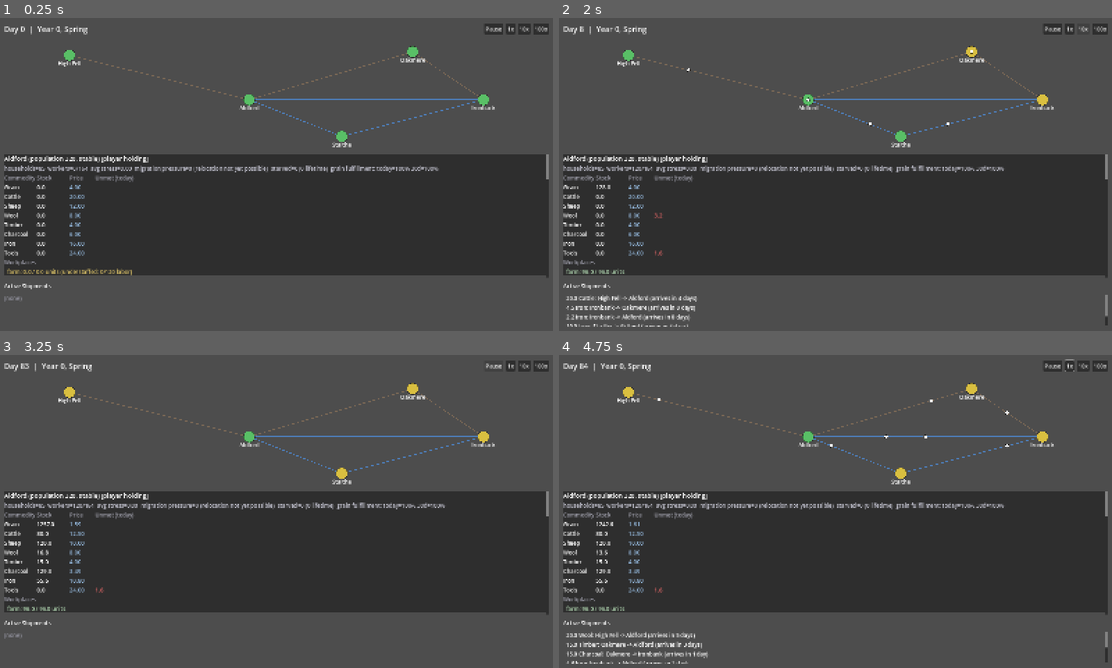
Above: before the commit, frames 1-4 (two rows, left to right).
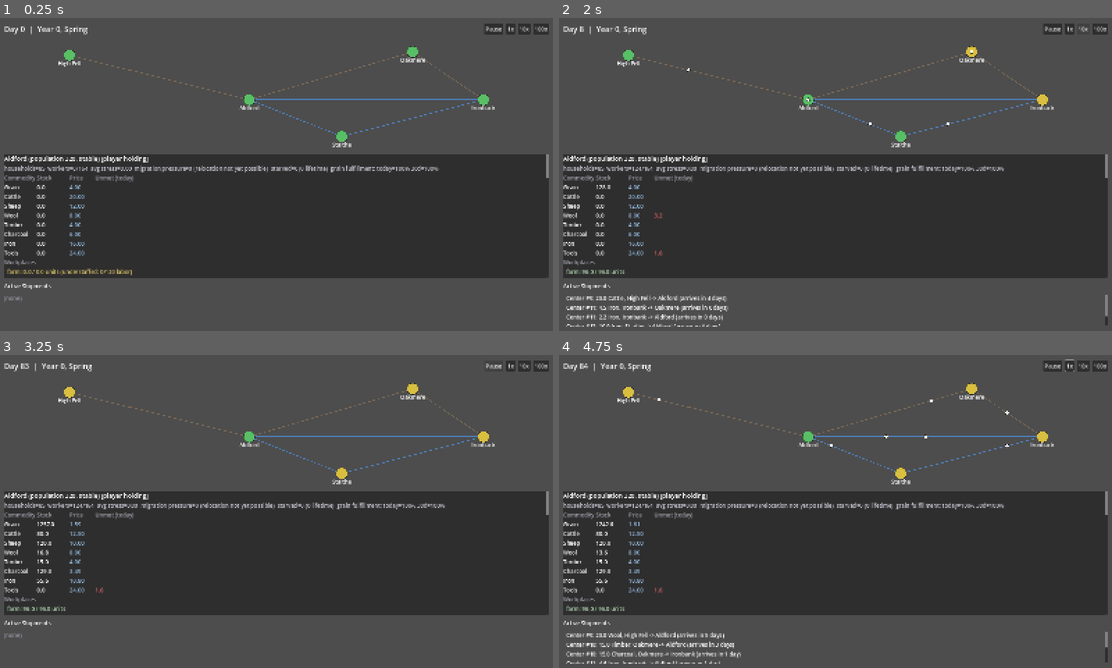
Above: after the commit, the same moments.

Repository: forsman5/sitka
Game: Godot game, scene res://scenes/sim/dashboard.tscn
The game is run twice, just before and just after one commit, with the same random seed, the same clock (stepped at 60 frames per second) and the same inputs. This scene is started directly instead of the project's main scene.
Inputs (mouse positions are in pixels of both pictures, inside the frame that each line leads up to):
- Up to frame 1 (0.25 s): no input
- Up to frame 2 (2 s): click "1x" at 0.5 s; click "10x" at 1.25 s
- Up to frame 3 (3.25 s): click "100x" at 2 s; click "Pause" at 2.75 s
- Up to frame 4 (4.75 s): move the mouse to (957, 495) at 3.52 s; hold Right (ui_right) 3.53-4.25 s; hold Alt 3.53-4.25 s; click (957, 495) at 3.67 s; tap Enter at 4.25 s; drag from (724, 527) to (807, 574) at 4.27 s

The runs differ from the first frame. In frame 1, 0.9% of the frame differs, in the area x 0-100%, y 51-84%; in frame 2, 1.9%; in frame 3, 0.9%; in frame 4, 2.0%, in the area x 0-100%, y 47-99%.

Commit message:
Add settlement trade centers

Diff:
--- a/scripts/sim/dashboard.gd
+++ b/scripts/sim/dashboard.gd
@@ -242,6 +242,15 @@
 
 	for report in reports:
 		var label := workplace_labels[report["workplace_id"]] as Label
+		if report["kind"] == "trade_center":
+			var staffed: float = report["actual_labor"]
+			var target: float = report["target_labor"]
+			label.text = "  trade center #%d: %.1f / %.1f labor%s" % [
+				report["workplace_id"], staffed, target,
+				" (understaffed)" if staffed < target - 0.01 else "",
+			]
+			label.add_theme_color_override("font_color", Color(0.85, 0.75, 0.4) if staffed < target - 0.01 else Color(0.7, 0.85, 0.7))
+			continue
 		var actual: float = report["actual_units"]
 		var planned: float = report["planned_units"]
 		var limiting = report["limiting_input"]
@@ -271,7 +280,8 @@
 	for shipment in shipments:
 		var label := Label.new()
 		var days_remaining: int = shipment["days_remaining"]
-		label.text = "  %.1f %s: %s -> %s (arrives in %d day%s)" % [
+		label.text = "  Center #%d: %.1f %s, %s -> %s (arrives in %d day%s)" % [
+			shipment["origin_trade_center_workplace_id"],
 			shipment["quantity"], Commodity.name_of(shipment["commodity"]),
 			shipment["origin_name"], shipment["destination_name"],
 			days_remaining, "" if days_remaining == 1 else "s"]
--- a/scripts/sim/data/scenario_seeds.gd
+++ b/scripts/sim/data/scenario_seeds.gd
@@ -36,6 +36,9 @@
 		{Commodity.Type.GRAIN: 1.0},
 		[0.8, 1.0, 1.6, 0.1],
 	)
+
+static func _trade_center_recipe() -> Recipe:
+	return Recipe.new("trade_center", {}, {})
 
 static func _build_uniform_valley(household_count: int, starting_grain: float, target_labor: float) -> Dictionary:
 	var settlement := Settlement.new(SETTLEMENT_ID, "Testfarm")
@@ -115,9 +118,9 @@
 const FARMLAND_HOUSEHOLDS := 50 # -> population 150, workers 100
 const BARELAND_HOUSEHOLDS := 15 # -> population 45, workers 30 (needs 45*0.4*7 = 126 grain/week)
 
-static func _build_trade_pair(edge_capacity: float) -> Dictionary:
+static func _build_trade_pair(edge_capacity: float, farmland_household_count: int = FARMLAND_HOUSEHOLDS, farmland_starting_grain: float = 1000.0) -> Dictionary:
 	var farmland := Settlement.new(FARMLAND_ID, "Farmland")
-	farmland.add_stock(Commodity.Type.GRAIN, 1000.0)
+	farmland.add_stock(Commodity.Type.GRAIN, farmland_starting_grain)
 	var bareland := Settlement.new(BARELAND_ID, "Bareland")
 	bareland.is_player_holding = true
 	bareland.add_stock(Commodity.Type.GRAIN, 300.0)
@@ -126,7 +129,7 @@
 
 	var households: Dictionary[int, Household] = {}
 	var next_id := 1
-	for i in FARMLAND_HOUSEHOLDS:
+	for i in farmland_household_count:
 		var household := Household.new(next_id, FARMLAND_ID, WORKERS_PER_HOUSEHOLD, DEPENDENTS_PER_HOUSEHOLD)
 		households[next_id] = household
 		farmland.household_ids.append(next_id)
@@ -137,8 +140,14 @@
 		bareland.household_ids.append(next_id)
 		next_id += 1
 
-	var workplaces: Dictionary[int, Workplace] = {1: Workplace.new(1, FARMLAND_ID, _farm_recipe(), FARMLAND_TARGET_LABOR)}
+	var workplaces: Dictionary[int, Workplace] = {
+		1: Workplace.new(1, FARMLAND_ID, _farm_recipe(), FARMLAND_TARGET_LABOR),
+		2: Workplace.new(2, FARMLAND_ID, _trade_center_recipe(), Workplace.TRADE_CENTER_TARGET_LABOR, Workplace.Kind.TRADE_CENTER),
+		3: Workplace.new(3, BARELAND_ID, _trade_center_recipe(), Workplace.TRADE_CENTER_TARGET_LABOR, Workplace.Kind.TRADE_CENTER),
+	}
 	farmland.workplace_ids.append(1)
+	farmland.workplace_ids.append(2)
+	bareland.workplace_ids.append(3)
 
 	var edges: Dictionary[int, TransportEdge] = {
 		TRADE_EDGE_ID: TransportEdge.new(TRADE_EDGE_ID, FARMLAND_ID, BARELAND_ID, TransportEdge.Mode.CART, edge_capacity, 4.0, 4.0, 0.0, 0.05),
@@ -162,3 +171,8 @@
 ## scenario, since nothing can reach it.
 static func build_trade_pair_blocked(_rng: RandomNumberGenerator) -> Dictionary:
 	return _build_trade_pair(0.0)
+
+## The source has a genuine exportable grain stock but no resident workers,
+## proving that a destination's staffed center cannot originate the import.
+static func build_trade_pair_unstaffed_source(_rng: RandomNumberGenerator) -> Dictionary:
+	return _build_trade_pair(150.0, 0, 2000.0)
--- a/scripts/sim/data/valley_seed.gd
+++ b/scripts/sim/data/valley_seed.gd
@@ -149,10 +149,20 @@
 	)
 	_add_workplace(workplaces, settlements, 6, STAITHE, smithy_recipe, 50.0)
 
+	# Every settlement operates a small local trade center. It draws from the
+	# same pooled workforce as productive workplaces; four workers represents
+	# roughly two of the seed's households without assigning named families.
+	var trade_center_recipe := Recipe.new("trade_center", {}, {})
+	_add_workplace(workplaces, settlements, 8, ALDFORD, trade_center_recipe, Workplace.TRADE_CENTER_TARGET_LABOR, Workplace.Kind.TRADE_CENTER)
+	_add_workplace(workplaces, settlements, 9, HIGH_FELL, trade_center_recipe, Workplace.TRADE_CENTER_TARGET_LABOR, Workplace.Kind.TRADE_CENTER)
+	_add_workplace(workplaces, settlements, 10, OAKMERE, trade_center_recipe, Workplace.TRADE_CENTER_TARGET_LABOR, Workplace.Kind.TRADE_CENTER)
+	_add_workplace(workplaces, settlements, 11, IRONBANK, trade_center_recipe, Workplace.TRADE_CENTER_TARGET_LABOR, Workplace.Kind.TRADE_CENTER)
+	_add_workplace(workplaces, settlements, 12, STAITHE, trade_center_recipe, Workplace.TRADE_CENTER_TARGET_LABOR, Workplace.Kind.TRADE_CENTER)
+
 	return workplaces
 
-static func _add_workplace(workplaces: Dictionary[int, Workplace], settlements: Dictionary[int, Settlement], id: int, settlement_id: int, recipe: Recipe, target_labor: float) -> void:
-	var workplace := Workplace.new(id, settlement_id, recipe, target_labor)
+static func _add_workplace(workplaces: Dictionary[int, Workplace], settlements: Dictionary[int, Settlement], id: int, settlement_id: int, recipe: Recipe, target_labor: float, kind: Workplace.Kind = Workplace.Kind.PRODUCTION) -> void:
+	var workplace := Workplace.new(id, settlement_id, recipe, target_labor, kind)
 	workplaces[id] = workplace
 	settlements[settlement_id].workplace_ids.append(id)
 
--- a/scripts/sim/harness/run_scenarios.gd
+++ b/scripts/sim/harness/run_scenarios.gd
@@ -25,6 +25,7 @@
 	_check_overpopulated_farm()
 	_check_no_food_settlement()
 	_check_recovery_boundary()
+	_check_trade_centers()
 	_check_trade_pair()
 
 	if _ok:
@@ -117,6 +118,43 @@
 	_assert(s["migration_pressure_count"] == 0, "Recovery boundary should never cross the migration-pressure threshold, got %d households under pressure" % s["migration_pressure_count"])
 	_assert(s["starvation_deaths_total"] == 0, "Recovery boundary should never reach starvation, got %d deaths" % s["starvation_deaths_total"])
 
+func _check_trade_centers() -> void:
+	print("\n=== Trade centers: local ownership and staffing ===")
+	var valley := Simulation.new(SEED)
+	valley.advance_ticks(1)
+	for settlement_id in valley.get_settlement_ids():
+		var centers: Array = []
+		for report in valley.get_workplace_reports(settlement_id):
+			if report["kind"] == "trade_center":
+				centers.append(report)
+		_assert(centers.size() == 1, "Settlement %d should have exactly one trade center, got %d" % [settlement_id, centers.size()])
+		if centers.size() == 1:
+			_assert(is_equal_approx(centers[0]["target_labor"], 4.0), "Settlement %d trade center should target four workers" % settlement_id)
+
+	var connected := _new_sim("build_trade_pair_connected")
+	connected.advance_ticks(Simulation.TRADE_EVAL_INTERVAL_DAYS)
+	var farmland_center: Dictionary = {}
+	for report in connected.get_workplace_reports(ScenarioSeeds.FARMLAND_ID):
+		if report["kind"] == "trade_center":
+			farmland_center = report
+	_assert(not farmland_center.is_empty(), "Farmland should expose its trade center through workplace reports")
+	if not farmland_center.is_empty():
+		_assert(farmland_center["actual_labor"] > 0.0 and farmland_center["actual_labor"] < farmland_center["target_labor"], "Farmland trade center should share its constrained labor pool with the farm")
+
+	var active := connected.get_active_shipments()
+	_assert(not active.is_empty(), "A staffed source trade center should dispatch a shipment after one trade period")
+	for shipment in active:
+		_assert(shipment["origin_settlement_id"] == ScenarioSeeds.FARMLAND_ID, "Only the cheaper surplus settlement should originate this scenario's shipments")
+		_assert(shipment["origin_trade_center_workplace_id"] == farmland_center.get("workplace_id", -1), "Shipment should identify Farmland's trade center")
+		var edge := connected.get_transport_edge_summary(shipment["edge_id"])
+		_assert(edge["settlement_a_id"] == shipment["origin_settlement_id"] or edge["settlement_b_id"] == shipment["origin_settlement_id"], "Shipment origin must be directly connected to its edge")
+		_assert(edge["settlement_a_id"] == shipment["destination_settlement_id"] or edge["settlement_b_id"] == shipment["destination_settlement_id"], "Shipment destination must be directly connected to its edge")
+
+	var unstaffed := _new_sim("build_trade_pair_unstaffed_source")
+	unstaffed.advance_ticks(30)
+	_assert(unstaffed.get_active_shipments().is_empty(), "An unstaffed source trade center must not dispatch shipments")
+	_assert(unstaffed.get_settlement_summary(ScenarioSeeds.BARELAND_ID)["shipments_received_total"] == 0, "The destination trade center must not create a duplicate import")
+
 ## The spec's Milestone 1 acceptance bar, directly: "blocking one edge or
 ## reducing its capacity produces a visible, explainable shortage
 ## elsewhere." Same two settlements, only the edge capacity differs.
--- a/scripts/sim/records/shipment.gd
+++ b/scripts/sim/records/shipment.gd
@@ -8,16 +8,18 @@
 var quantity: float
 var origin_settlement_id: int
 var destination_settlement_id: int
+var origin_trade_center_workplace_id: int
 var edge_id: int
 var departure_day: int
 var arrival_day: int
 
-func _init(p_id: int, p_commodity: Commodity.Type, p_quantity: float, p_origin: int, p_destination: int, p_edge_id: int, p_departure_day: int, p_arrival_day: int) -> void:
+func _init(p_id: int, p_commodity: Commodity.Type, p_quantity: float, p_origin: int, p_destination: int, p_trade_center_workplace_id: int, p_edge_id: int, p_departure_day: int, p_arrival_day: int) -> void:
 	id = p_id
 	commodity = p_commodity
 	quantity = p_quantity
 	origin_settlement_id = p_origin
 	destination_settlement_id = p_destination
+	origin_trade_center_workplace_id = p_trade_center_workplace_id
 	edge_id = p_edge_id
 	departure_day = p_departure_day
 	arrival_day = p_arrival_day
--- a/scripts/sim/records/workplace.gd
+++ b/scripts/sim/records/workplace.gd
@@ -3,9 +3,13 @@
 
 const Recipe = preload("res://scripts/sim/records/recipe.gd")
 
+enum Kind { PRODUCTION, TRADE_CENTER }
+const TRADE_CENTER_TARGET_LABOR := 4.0
+
 var id: int
 var settlement_id: int
 var recipe: Recipe
+var kind: Kind
 
 ## Useful capacity this workplace is staffed/built for -- includes the
 ## implicit land/facility limit (a farm can't grow more than its fields
@@ -31,8 +35,12 @@
 var last_output_produced: Dictionary = {}
 var last_utilization_ratio: float = 1.0 # actual_units / fully-staffed-and-unconstrained potential
 
-func _init(p_id: int, p_settlement_id: int, p_recipe: Recipe, p_target_labor: float) -> void:
+func _init(p_id: int, p_settlement_id: int, p_recipe: Recipe, p_target_labor: float, p_kind: Kind = Kind.PRODUCTION) -> void:
 	id = p_id
 	settlement_id = p_settlement_id
 	recipe = p_recipe
 	target_labor = p_target_labor
+	kind = p_kind
+
+func kind_name() -> String:
+	return "trade_center" if kind == Kind.TRADE_CENTER else "production"
--- a/scripts/sim/simulation.gd
+++ b/scripts/sim/simulation.gd
@@ -209,6 +209,7 @@
 		out.append({
 			"workplace_id": w.id,
 			"settlement_id": w.settlement_id,
+			"kind": w.kind_name(),
 			"recipe_id": w.recipe.id,
 			"target_labor": w.target_labor,
 			"actual_labor": w.actual_labor,
@@ -270,6 +271,7 @@
 			"origin_name": (settlements[s.origin_settlement_id] as Settlement).name,
 			"destination_settlement_id": s.destination_settlement_id,
 			"destination_name": (settlements[s.destination_settlement_id] as Settlement).name,
+			"origin_trade_center_workplace_id": s.origin_trade_center_workplace_id,
 			"edge_id": s.edge_id,
 			"departure_day": s.departure_day,
 			"arrival_day": s.arrival_day,
@@ -380,6 +382,16 @@
 	var s := season()
 	for workplace_id in workplaces.keys():
 		var workplace: Workplace = workplaces[workplace_id]
+		if workplace.kind == Workplace.Kind.TRADE_CENTER:
+			workplace.last_planned_units = 0.0
+			workplace.last_actual_units = 0.0
+			workplace.last_limiting_input = null
+			workplace.last_input_requested = {}
+			workplace.last_input_consumed = {}
+			workplace.last_output_produced = {}
+			workplace.last_utilization_ratio = 1.0
+			records[workplace.settlement_id]["assigned_workers"] += workplace.actual_labor
+			continue
 		var settlement: Settlement = settlements[workplace.settlement_id]
 		var recipe := workplace.recipe
 		var record: Dictionary = records[workplace.settlement_id]
@@ -513,58 +525,95 @@
 	for shipment_id in arrived:
 		shipments.erase(shipment_id)
 
-## Step 6 (weekly): a simple trader. Capacity is a property of the edge
-## itself (the road/river, not any one commodity), so it's shared across
-## every commodity AND both directions for that edge this period -- ranked
-## by net price gap (richest trade first), not handed out independently per
-## commodity. Not a full market; deliberately legible over optimal.
+## Step 6 (weekly): every staffed trade center proposes exports from its home
+## settlement to directly connected neighbors. Capacity arbitration remains
+## a property of the edge itself (the road/river, not the trader), so it is
+## shared across commodities and both directions for the period. This is not
+## a monetary market: prices, toll, and risk remain routing signals.
 ## (Future: commodities could consume capacity at different rates -- a
 ## cattle drive isn't a sack of grain. Not implemented yet.)
 func _run_trade(records: Dictionary) -> void:
-	for edge_id in transport_edges.keys():
+	var offers_by_edge: Dictionary = {}
+	var workplace_ids := workplaces.keys()
+	workplace_ids.sort()
+	var edge_ids := transport_edges.keys()
+	edge_ids.sort()
+
+	# Centers know only their immediate neighbors. A center can dispatch only
+	# when its own settlement is the cheaper/source side of the opportunity.
+	for workplace_id in workplace_ids:
+		var trade_center: Workplace = workplaces[workplace_id]
+		if trade_center.kind != Workplace.Kind.TRADE_CENTER or trade_center.actual_labor <= 0.01:
+			continue
+		var source: Settlement = settlements[trade_center.settlement_id]
+		var staffing_ratio: float = clamp(trade_center.actual_labor / trade_center.target_labor, 0.0, 1.0) if trade_center.target_labor > 0.0 else 0.0
+		for edge_id in edge_ids:
+			var edge: TransportEdge = transport_edges[edge_id]
+			if not edge.connects(source.id):
+				continue
+			var dest_id := edge.other_end(source.id)
+			var destination: Settlement = settlements[dest_id]
+			var edge_offers: Array = offers_by_edge.get(edge_id, [])
+			for c in Commodity.ALL:
+				var source_price := _price_for(source, c)
+				var destination_price := _price_for(destination, c)
+				if source_price >= destination_price:
+					continue
+				var net_gap: float = destination_price - source_price - (edge.toll + edge.risk * 2.0)
+				if net_gap < TRADE_MIN_PROFITABLE_PRICE_GAP:
+					continue
+				var reserve: float = REFERENCE_STOCK[c] * TRADE_RESERVE_FRACTION_OF_REFERENCE
+				var exportable: float = max(0.0, source.stock(c) - reserve) * TRADE_MAX_SHIPMENT_FRACTION_OF_SURPLUS * staffing_ratio
+				if exportable <= 0.01:
+					continue
+				edge_offers.append({
+					"commodity": c,
+					"source_id": source.id,
+					"dest_id": dest_id,
+					"trade_center_id": trade_center.id,
+					"staffing_ratio": staffing_ratio,
+					"net_gap": net_gap,
+				})
+			offers_by_edge[edge_id] = edge_offers
+
+	# The allocator is physical route contention, not a global merchant. It
+	# ranks independently-created center offers and never creates an offer.
+	for edge_id in edge_ids:
 		var edge: TransportEdge = transport_edges[edge_id]
-		var opportunities: Array = []
-		for c in Commodity.ALL:
-			var price_a: float = _price_for(settlements[edge.settlement_a_id], c)
-			var price_b: float = _price_for(settlements[edge.settlement_b_id], c)
-			var source_id: int = edge.settlement_a_id if price_a < price_b else edge.settlement_b_id
-			var dest_id: int = edge.other_end(source_id)
-			var net_gap: float = abs(price_a - price_b) - (edge.toll + edge.risk * 2.0)
-			if net_gap < TRADE_MIN_PROFITABLE_PRICE_GAP:
-				continue
-
-			var source: Settlement = settlements[source_id]
-			var reserve: float = REFERENCE_STOCK[c] * TRADE_RESERVE_FRACTION_OF_REFERENCE
-			var exportable: float = max(0.0, source.stock(c) - reserve) * TRADE_MAX_SHIPMENT_FRACTION_OF_SURPLUS
-			if exportable <= 0.01:
-				continue
-
-			opportunities.append({"commodity": c, "source_id": source_id, "dest_id": dest_id, "exportable": exportable, "net_gap": net_gap})
-
-		opportunities.sort_custom(func(a, b): return a["net_gap"] > b["net_gap"])
+		var opportunities: Array = offers_by_edge.get(edge_id, [])
+		opportunities.sort_custom(func(a, b):
+			if not is_equal_approx(a["net_gap"], b["net_gap"]):
+				return a["net_gap"] > b["net_gap"]
+			if a["commodity"] != b["commodity"]:
+				return a["commodity"] < b["commodity"]
+			return a["trade_center_id"] < b["trade_center_id"]
+		)
 
 		var remaining_capacity: float = edge.capacity
 		for opportunity in opportunities:
 			if remaining_capacity <= 0.01:
 				break
-			var quantity: float = min(opportunity["exportable"], remaining_capacity)
+			var c: Commodity.Type = opportunity["commodity"]
+			var source_id: int = opportunity["source_id"]
+			var source: Settlement = settlements[source_id]
+			# Recompute against live stock because one center may export over
+			# several edges during the same weekly planning pass.
+			var reserve: float = REFERENCE_STOCK[c] * TRADE_RESERVE_FRACTION_OF_REFERENCE
+			var exportable: float = max(0.0, source.stock(c) - reserve) * TRADE_MAX_SHIPMENT_FRACTION_OF_SURPLUS * opportunity["staffing_ratio"]
+			var quantity: float = min(exportable, remaining_capacity)
 			if quantity <= 0.01:
 				continue
 
-			var c: Commodity.Type = opportunity["commodity"]
-			var source_id: int = opportunity["source_id"]
-			var dest_id: int = opportunity["dest_id"]
-			var source: Settlement = settlements[source_id]
 			source.consume(c, quantity)
 			var name := Commodity.name_of(c)
 			var record: Dictionary = records[source_id]
 			record["trade_out"][name] = record["trade_out"].get(name, 0.0) + quantity
 
+			var dest_id: int = opportunity["dest_id"]
 			var travel_days: float = edge.travel_time_days(source_id)
-			var shipment := Shipment.new(_next_shipment_id, c, quantity, source_id, dest_id, edge.id, day, day + ceili(travel_days))
+			var shipment := Shipment.new(_next_shipment_id, c, quantity, source_id, dest_id, opportunity["trade_center_id"], edge.id, day, day + ceili(travel_days))
 			shipments[shipment.id] = shipment
 			_next_shipment_id += 1
-
 			remaining_capacity -= quantity
 
 func _finalize_daily_records(records: Dictionary) -> void:
Not shown, changed: docs/river-valley-vertical-slice.md
